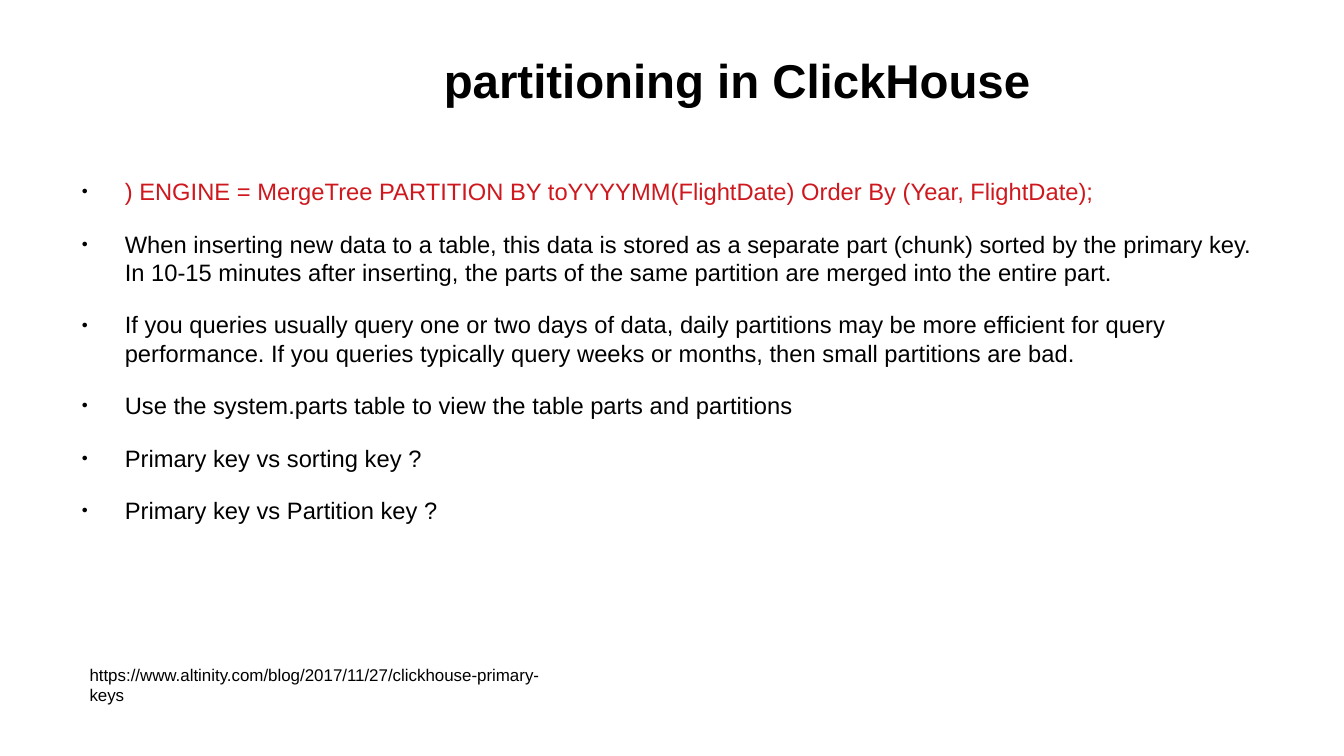
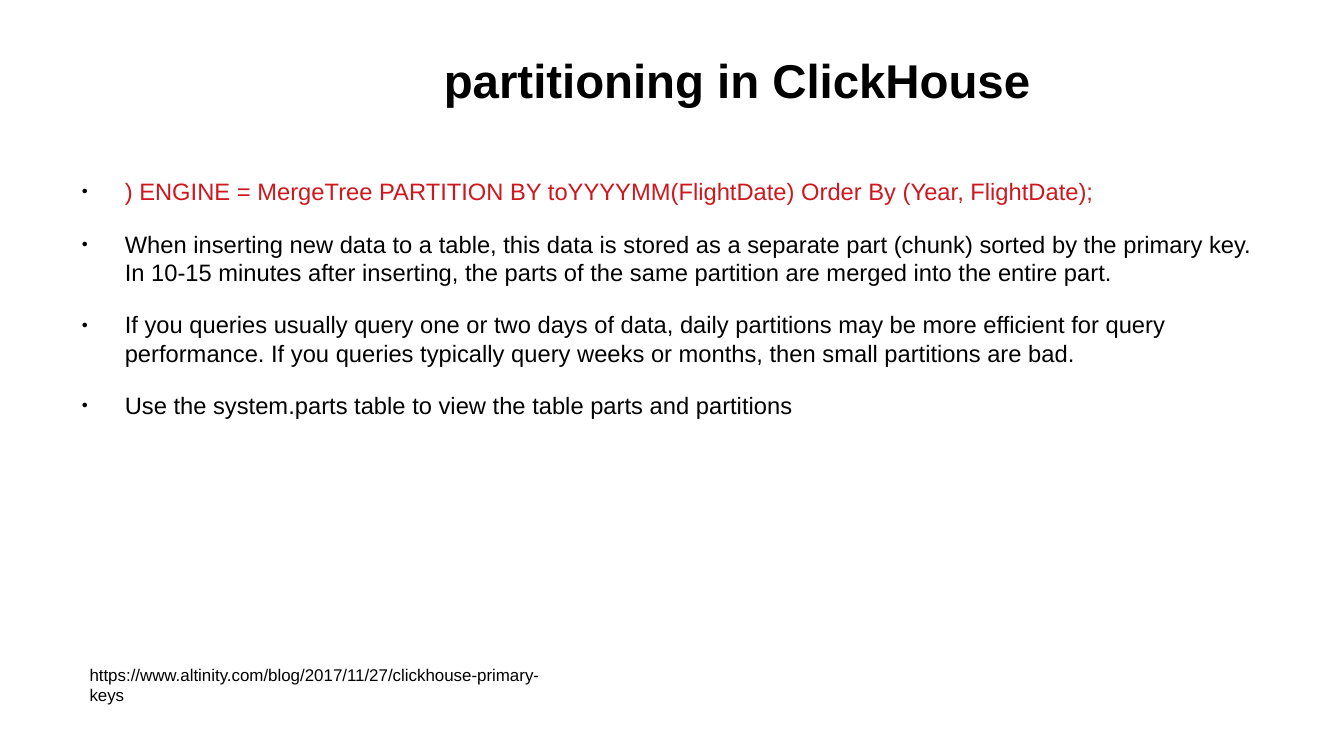
Before and after one commit to chile0101/ClickHouse, a slide deck: slide 30 of clickhouse.odp. Drawn at 1344x756 pixels with LibreOffice and Linux fonts; fonts in the diff are those of the drawing. Boxes give left, top, right and bottom in pixels: in the first picture for what was removed or moved away, otherwise in the second. Text is boxed around its words. In the diff, an @@ line names an element or a change of style, - is before the commit and + after.

```diff
--- a/clickhouse.odp
+++ b/clickhouse.odp
@@ text at box(125, 449, 418, 524): paragraphs removed @@
-● Primary key vs sorting key ?
-● Primary key vs Partition key ?
```
Also in this commit, not shown: 2 other slides changed, 3 other files.
